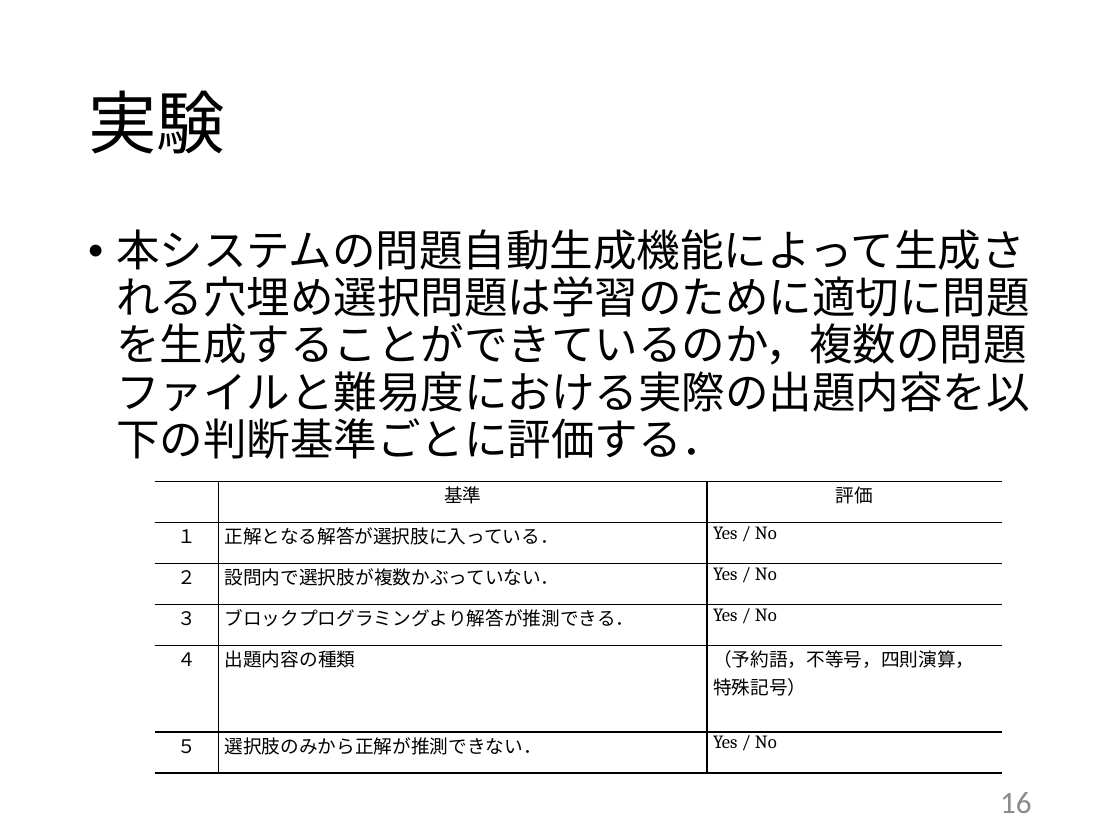
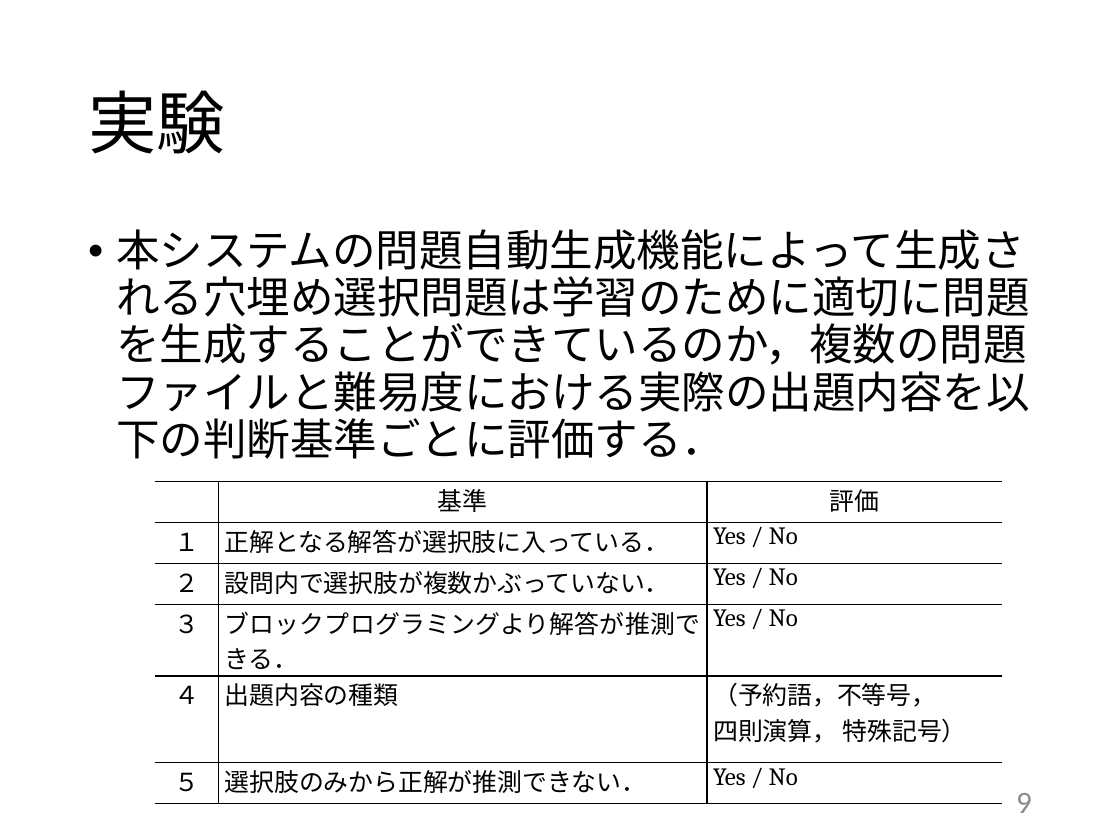
Before and after one commit to kait-takanolab/1821121-shimaoka-thesis, a slide deck: slide 9 of 1821121_shimaoka_thesis.pptx (slide 16 before the commit). Drawn at 1120x840 pixels with LibreOffice and Linux fonts; fonts in the diff are those of the drawing. Boxes give left, top, right and bottom in pixels: in the first picture for what was removed or moved away, otherwise in the second. Text is boxed around its words. In the diff, an @@ line names an element or a change of style, - is before the commit and + after.

```diff
--- a/1821121_shimaoka_thesis.pptx
+++ b/1821121_shimaoka_thesis.pptx
@@ table at (x1=155, y1=482, x2=1001, y2=797) @@
-row 5, column 3: （予約語，不等号，四則演算， / 特殊記号）
+row 5, column 3: （予約語，不等号， / 四則演算， 特殊記号）
@@ size 12 to 16 pt in "基準", "評価", "１", "正解となる解答が選択肢に入っている．" and 12 more places @@
@@ page number at (x1=1016, y1=793, x2=1032, y2=813): text changed @@
-16
+9
```
Also in this commit, not shown: 4 other slides changed, 7 slides removed, 4 other files.
